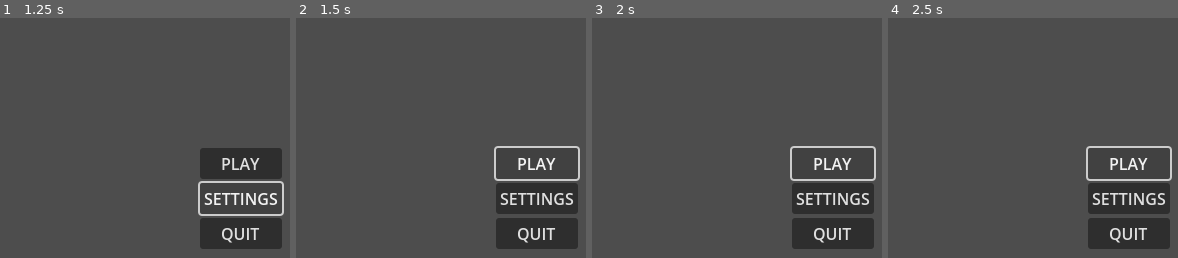
Above: before the commit, frames 1-4 (left to right).
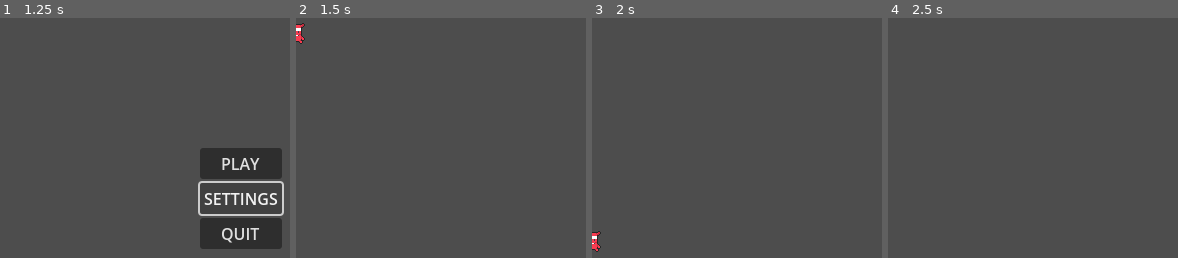
Above: after the commit, the same moments.

Repository: mendsergon/Heckbound-Idol-Quest
Game: Godot game, scene res://Scenes/Main.tscn
Same seed, same stepped clock (60 frames per second), same inputs: the game is played once before the commit and once after it.
Inputs (mouse positions are in pixels of both pictures, inside the frame that each line leads up to):
- Up to frame 1 (1.25 s): click "SETTINGS" at 0.5 s
- Up to frame 2 (1.5 s): click "PLAY" at 1.25 s
- Up to frame 3 (2 s): no input
- Up to frame 4 (2.5 s): click (1128, 162) at 2 s, where only the run before the commit has a clickable "PLAY"

Frame 1 is identical in both runs. In frame 2, 8.2% of the frame differs, in the area x 0-98%, y 2-97%; in frame 3, 8.2%; in frame 4, 8.0%.

Commit message:
Added main menu, implemented Quit logic

Diff:
--- a/Source/Heckbound Idol Quest/Scenes/UI/MainMenu.tscn
+++ b/Source/Heckbound Idol Quest/Scenes/UI/MainMenu.tscn
@@ -1,4 +1,6 @@
-[gd_scene format=3 uid="uid://dc8ecvoa2enq4"]
+[gd_scene load_steps=2 format=3 uid="uid://dc8ecvoa2enq4"]
+
+[ext_resource type="Script" uid="uid://dm4cr08bpho7p" path="res://Scripts/UI/main_menu.gd" id="1_g18y6"]
 
 [node name="MainMenu" type="Control"]
 layout_mode = 3
@@ -8,6 +10,7 @@
 grow_horizontal = 2
 grow_vertical = 2
 size_flags_horizontal = 4
+script = ExtResource("1_g18y6")
 
 [node name="MarginContainer" type="MarginContainer" parent="."]
 layout_mode = 1
@@ -26,14 +29,18 @@
 [node name="VBoxContainer" type="VBoxContainer" parent="MarginContainer"]
 layout_mode = 2
 
-[node name="Button" type="Button" parent="MarginContainer/VBoxContainer"]
+[node name="Play" type="Button" parent="MarginContainer/VBoxContainer"]
 layout_mode = 2
 text = "PLAY"
 
-[node name="Button2" type="Button" parent="MarginContainer/VBoxContainer"]
+[node name="Settings" type="Button" parent="MarginContainer/VBoxContainer"]
 layout_mode = 2
 text = "SETTINGS"
 
-[node name="Button3" type="Button" parent="MarginContainer/VBoxContainer"]
+[node name="Quit" type="Button" parent="MarginContainer/VBoxContainer"]
 layout_mode = 2
 text = "QUIT"
+
+[connection signal="pressed" from="MarginContainer/VBoxContainer/Play" to="." method="_on_play_pressed"]
+[connection signal="pressed" from="MarginContainer/VBoxContainer/Settings" to="." method="_on_settings_pressed"]
+[connection signal="pressed" from="MarginContainer/VBoxContainer/Quit" to="." method="_on_quit_pressed"]
--- a/Source/Heckbound Idol Quest/Scripts/Manager/main.gd
+++ b/Source/Heckbound Idol Quest/Scripts/Manager/main.gd
@@ -89,6 +89,12 @@
 	ui.add_child(menu_scene)
 	current_scene = menu_scene
 
+	# --------------------------------------------------------
+	# 3. Connect menu signals to Main handlers
+	# --------------------------------------------------------
+	menu_scene.start_pressed.connect(start_game)
+	menu_scene.quit_pressed.connect(on_quit_pressed)
+
 	print("MainMenu loaded successfully")
 
 
@@ -128,3 +134,11 @@
 	world.add_child(player_instance)
 
 	print("Level ", index + 1, " loaded")
+
+
+func on_quit_pressed() -> void:
+	# --------------------------------------------------------
+	# Handle quit request from MainMenu
+	# --------------------------------------------------------
+	print("Quit game requested")
+	get_tree().quit()
--- /dev/null
+++ b/Source/Heckbound Idol Quest/Scripts/UI/main_menu.gd
@@ -0,0 +1,30 @@
+extends Control
+
+# ------------------------
+# Signals to communicate with Main
+# ------------------------
+signal start_pressed
+signal settings_pressed
+signal quit_pressed
+
+# Called when the node enters the scene tree
+func _ready() -> void:
+	pass
+
+
+# ------------------------
+# Button handlers
+# ------------------------
+func _on_play_pressed() -> void:
+	# Tell Main that the player wants to start the game
+	emit_signal("start_pressed")
+
+
+func _on_settings_pressed() -> void:
+	# Tell Main that the player opened settings
+	emit_signal("settings_pressed")
+
+
+func _on_quit_pressed() -> void:
+	# Tell Main that the player wants to quit the game
+	emit_signal("quit_pressed")
Not shown, added: Source/Heckbound Idol Quest/Scripts/UI/main_menu.gd.uid
